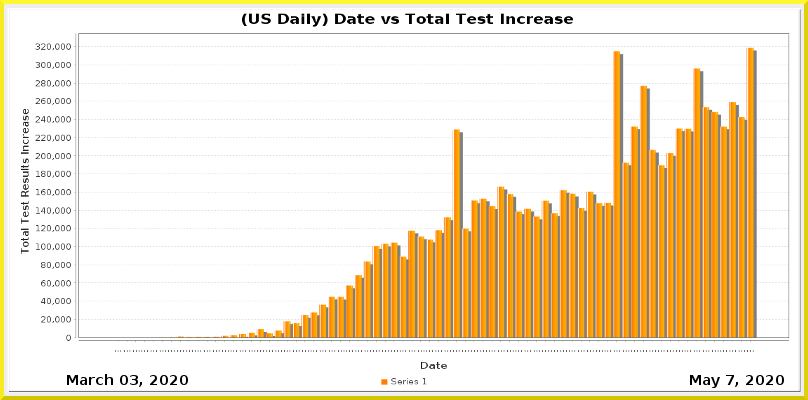
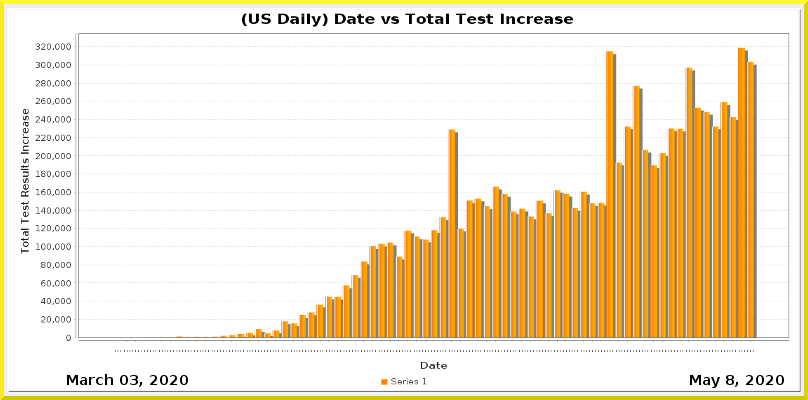
Layered file, before and after one edit (808×400). Changes by layer:
painted on "Current Date" over [726, 375, 734, 385]
painted on "Date_vs_TestIncrease.png" over [126, 47, 758, 352]
